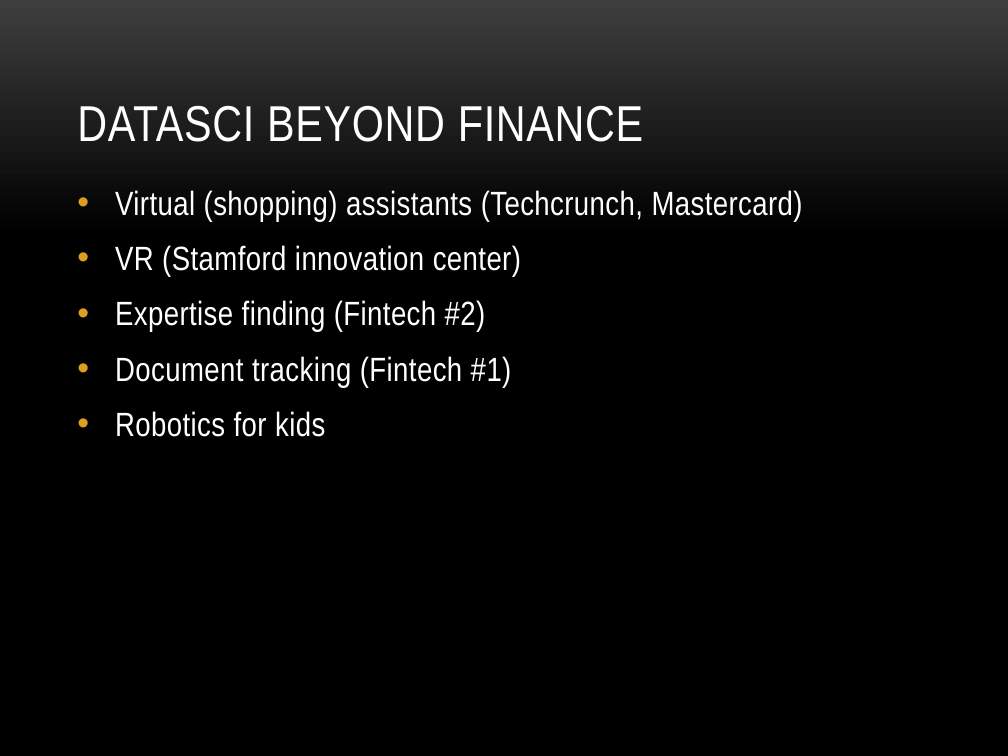
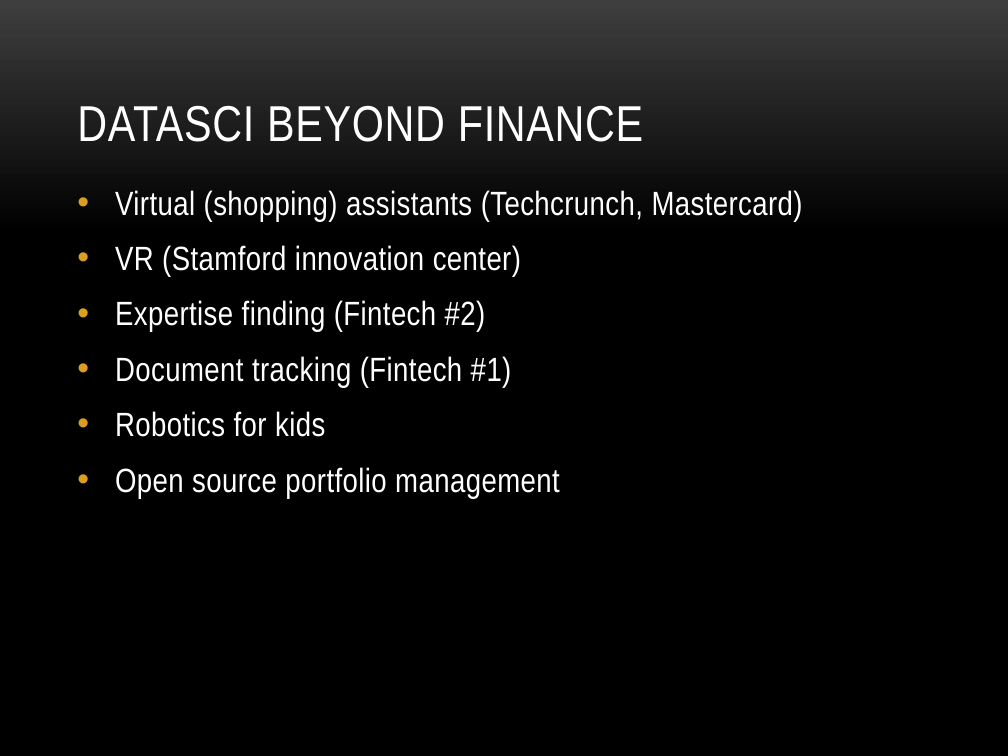
Before and after one commit to coryang/datasci-finance, a slide deck: slide 11 of Datasci finance UBS 2016.09.12.pptx (slide 10 before the commit). Drawn at 1008x756 pixels with LibreOffice and Linux fonts; fonts in the diff are those of the drawing; background and template pictures are left out. Boxes give left, top, right and bottom in pixels: in the first picture for what was removed or moved away, otherwise in the second. Text is boxed around its words. In the diff, an @@ line names an element or a change of style, - is before the commit and + after.

```diff
--- a/Datasci finance UBS 2016.09.12.pptx
+++ b/Datasci finance UBS 2016.09.12.pptx
@@ text at [115,467,560,498]: paragraph added @@
+• Open source portfolio management
```
Also in this commit, not shown: 3 other slides changed, 2 slides added, 1 slide removed, 1 other file.
